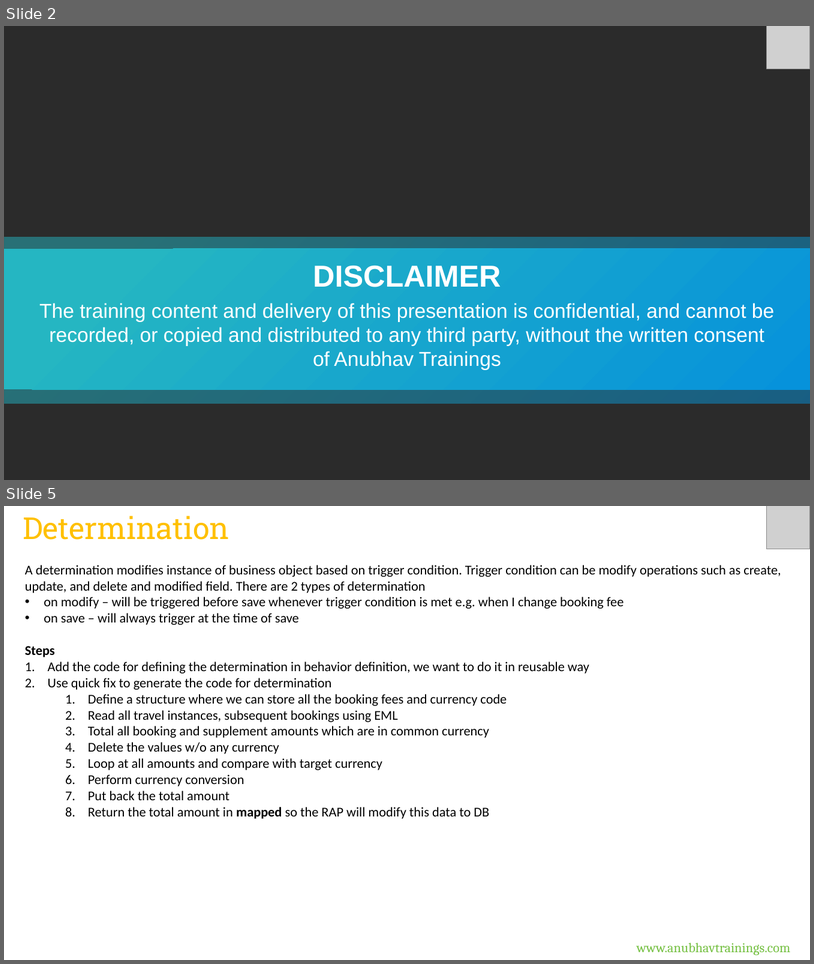
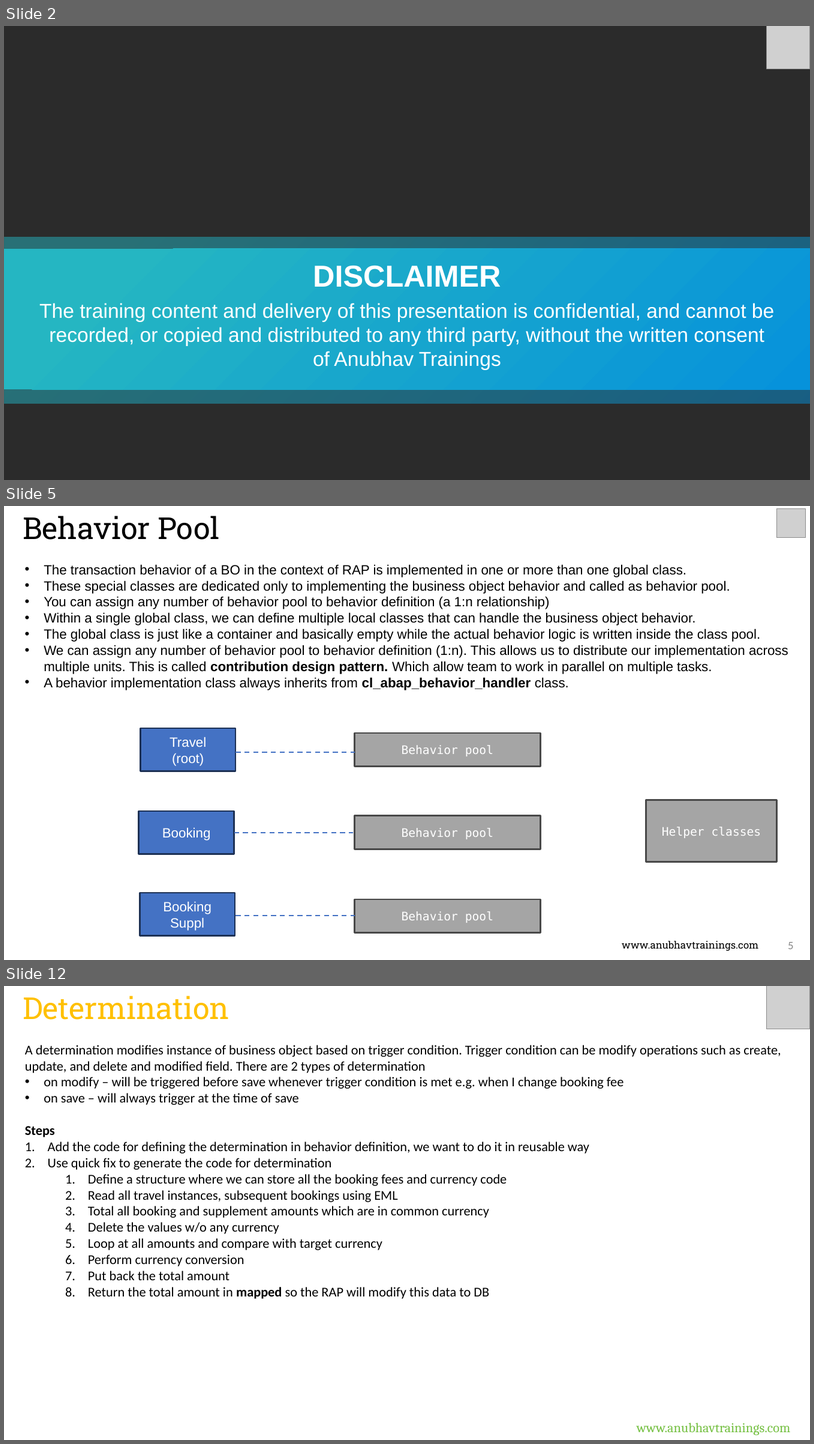
Before and after one commit to soyuztechnologies/RAP_Training_Applied_Materials, a slide deck: Day 9/DAY-9.pptx. Shown one above the other, each under a label of ours: slides 2 and 5 before the commit, slides 2, 5 and 12 after it; the slides between them are not shown. The pictures are 814x964 and 814x1444 pixels, drawn with LibreOffice and Linux fonts; fonts in the diff are those of the drawing; grey boxes stand for pictures; background and template pictures are left out; a plain dark background stands for a picture behind light text. Boxes give left, top, right and bottom in pixels: in the first picture for what was removed or moved away, otherwise in the second. Text is boxed around its words. In the diff, an @@ line names an element or a change of style, - is before the commit and + after.

```diff
--- a/Day 9/DAY-9.pptx
+++ b/Day 9/DAY-9.pptx
@@ slide 5 added at [4, 506, 810, 960], background #FFFFFF @@
@@ text added at [23, 516, 219, 540], 36 pt, text #000000 @@
+Behavior Pool
@@ picture added at [777, 509, 806, 537] @@
@@ text added at [44, 564, 789, 690], 16 pt, text #000000 @@
+• The transaction behavior of a BO in the context of RAP is implemented in one or more than one global class.
+• These special classes are dedicated only to implementing the business object behavior and called as behavior pool.
+• You can assign any number of behavior pool to behavior definition (a 1:n relationship)
+• Within a single global class, we can define multiple local classes that can handle the business object behavior.
+• The global class is just like a container and basically empty while the actual behavior logic is written inside the class pool.
+• We can assign any number of behavior pool to behavior definition (1:n). This allows us to distribute our implementation across multiple units. This is called contribution design pattern. Which allow team to work in parallel on multiple tasks.
+• A behavior implementation class always inherits from cl_abap_behavior_handler class.
@@ rectangle added at [140, 728, 235, 771], fill #4472C4, outline #1E3256 2 pt, 16 pt, text #FFFFFF @@
+Travel
+(root)
@@ rectangle added at [355, 733, 540, 766], fill #A5A5A5, outline #484848 2 pt, 14 pt, text #FFFFFF @@
+Behavior pool
@@ line added from (236, 751) to (355, 751), #4472C4 1.5 pt dashed @@
@@ rectangle added at [139, 811, 234, 854], fill #4472C4, outline #1E3256 2 pt, 16 pt, text #FFFFFF @@
+Booking
@@ rectangle added at [647, 800, 777, 862], fill #A5A5A5, outline #484848 2 pt, 14 pt, text #FFFFFF @@
+Helper classes
@@ rectangle added at [355, 816, 540, 849], fill #A5A5A5, outline #484848 2 pt, 14 pt, text #FFFFFF @@
+Behavior pool
@@ line added from (234, 832) to (353, 832), #4472C4 1.5 pt dashed @@
@@ rectangle added at [140, 892, 234, 936], fill #4472C4, outline #1E3256 2 pt, 16 pt, text #FFFFFF @@
+Booking Suppl
@@ rectangle added at [355, 899, 540, 933], fill #A5A5A5, outline #484848 2 pt, 14 pt, text #FFFFFF @@
+Behavior pool
@@ line added from (236, 916) to (355, 916), #4472C4 1.5 pt dashed @@
@@ text added at [622, 940, 759, 951], 12 pt, text #000000 @@
+www.anubhavtrainings.com
@@ page number added at [788, 942, 794, 949], 13.3 pt, text #888888 @@
+5
@@ what was slide 5 is now slide 12 @@
```
Also in this commit, not shown: 1 slide changed, 8 other slides added, 5 other files.
